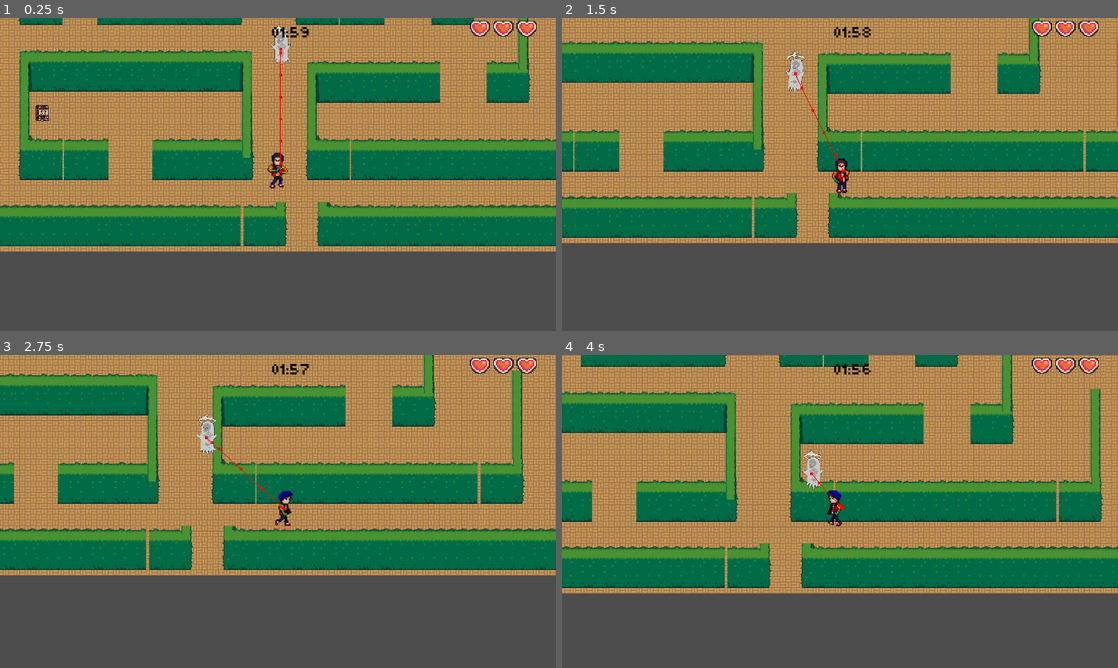
Above: before the commit, frames 1-4 (two rows, left to right).
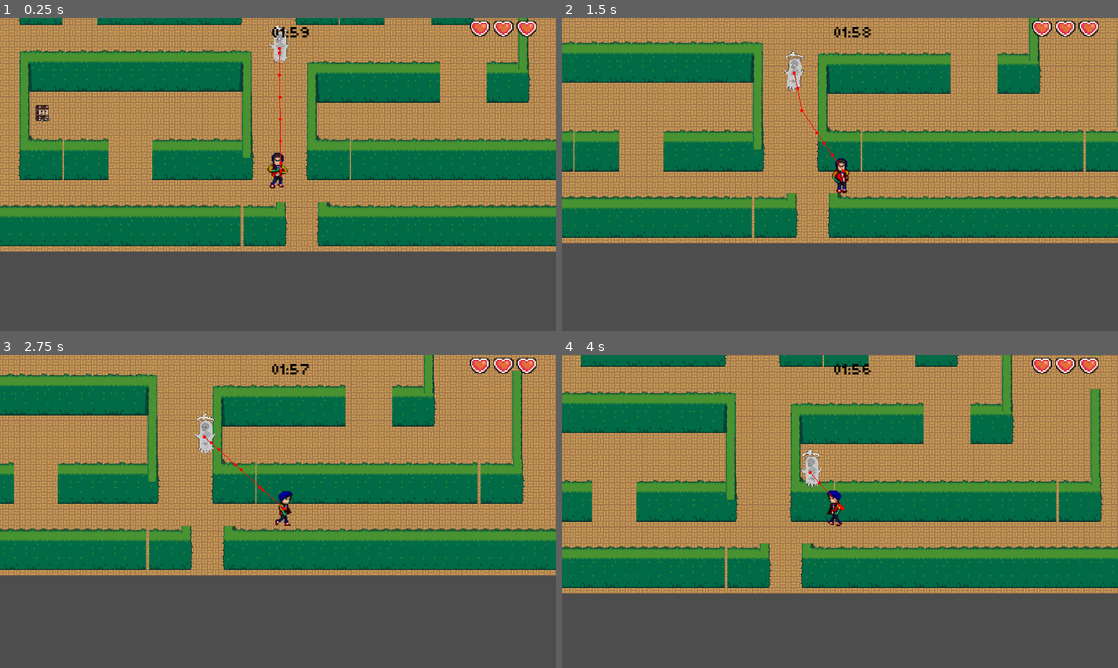
Above: after the commit, the same moments.

Repository: BurneoDanny/MysteryMathGame
Game: Godot game, scene res://scenes/inside_library.tscn
Two runs of this game, one before a commit and one after it. Both use one fixed random seed, a clock stepped at 60 frames per second and the inputs below. This scene is started directly instead of the project's main scene.
Inputs (mouse positions are in pixels of both pictures, inside the frame that each line leads up to):
- Up to frame 1 (0.25 s): no input
- Up to frame 2 (1.5 s): move the mouse to (962, 158) at 0.52 s; press the mouse at (962, 158) at 0.53 s; hold Right (ui_right) 0.53-1.28 s; move the mouse to (728, 190) at 1.27 s; release the mouse at (728, 190) at 1.28 s; hold Down (ui_down) from 1.28 s (still down); click (728, 190) at 1.35 s
- Up to frame 3 (2.75 s): move the mouse to (333, 442) at 2.02 s; release Down (ui_down) at 2.03 s; press the mouse at (333, 442) at 2.03 s; hold Right (ui_right) from 2.03 s (still down)
- Up to frame 4 (4 s): move the mouse to (812, 574) at 2.77 s; release Right (ui_right) at 2.78 s; release the mouse at (812, 574) at 2.78 s; hold Up (ui_up) 2.78-3.53 s; click (812, 574) at 2.85 s; move the mouse to (1006, 558) at 3.52 s; press the mouse at (1006, 558) at 3.53 s; hold Left (ui_left) from 3.53 s (still down)

The runs differ from the first frame. In frame 1, 0.2% of the frame differs, in the area x 48-53%, y 1-40%; in frame 2, 0.3%, in the area x 40-51%, y 10-49%; in frame 3, 0.2%; in frame 4, 0.2%.

Commit message:
some things

Diff:
--- /dev/null
+++ b/scenes/container.gd
@@ -0,0 +1,13 @@
+extends SubViewportContainer
+
+# Called when the node enters the scene tree for the first time.
+func _ready():
+	pass # Replace with function body.
+
+# Called every frame. 'delta' is the elapsed time since the previous frame.
+func _process(delta):
+	var pos = get_tree().get_current_scene().get_global_mouse_position()
+	$SubViewport/Camera2D.global_position = pos
+	pos.x -= 50
+	pos.y -= 50
+	global_position = pos
--- /dev/null
+++ b/scenes/gameover.tscn
@@ -0,0 +1,45 @@
+[gd_scene load_steps=2 format=3 uid="uid://crxpln2fuu5vv"]
+
+[ext_resource type="Script" path="res://scripts/gameover.gd" id="1_a42ei"]
+
+[node name="gameover" type="CanvasLayer"]
+script = ExtResource("1_a42ei")
+
+[node name="Label" type="Label" parent="."]
+anchors_preset = 15
+anchor_right = 1.0
+anchor_bottom = 1.0
+offset_left = 909.0
+offset_top = 438.0
+offset_right = -924.0
+offset_bottom = -619.0
+grow_horizontal = 2
+grow_vertical = 2
+text = "Game Over"
+
+[node name="retry" type="Button" parent="."]
+anchors_preset = 15
+anchor_right = 1.0
+anchor_bottom = 1.0
+offset_left = 907.0
+offset_top = 491.0
+offset_right = -913.0
+offset_bottom = -558.0
+grow_horizontal = 2
+grow_vertical = 2
+text = "Reintentear
+"
+
+[node name="quit" type="Button" parent="."]
+anchors_preset = 15
+anchor_right = 1.0
+anchor_bottom = 1.0
+offset_left = 936.0
+offset_top = 550.0
+offset_right = -942.0
+offset_bottom = -499.0
+text = "Salir
+"
+
+[connection signal="pressed" from="retry" to="." method="_on_retry_pressed"]
+[connection signal="pressed" from="quit" to="." method="_on_quit_pressed"]
--- a/scenes/inside_library.tscn
+++ b/scenes/inside_library.tscn
@@ -126,7 +126,8 @@
 shape = SubResource("CapsuleShape2D_6mugv")
 
 [node name="Ghost" parent="." node_paths=PackedStringArray("player") instance=ExtResource("6_7lw2c")]
-position = Vector2(754, 595)
+light_mask = 9
+position = Vector2(752, 594)
 scale = Vector2(0.25, 0.25)
 player = NodePath("../player")
 
--- /dev/null
+++ b/scenes/minigame_3.tscn
@@ -0,0 +1,44 @@
+[gd_scene load_steps=6 format=3 uid="uid://brfx1o34p6v2a"]
+
+[ext_resource type="Texture2D" uid="uid://besjg8f6p2tdc" path="res://assets/art/minigame3/library.png" id="1_pu85d"]
+[ext_resource type="Texture2D" uid="uid://cdlkm7lytck5" path="res://assets/art/minigame3/libbooktag1.png" id="2_6vxd8"]
+[ext_resource type="Texture2D" uid="uid://kf6w4ldckqr1" path="res://assets/art/minigame3/libbook1.png" id="2_hbfqo"]
+[ext_resource type="Script" path="res://scenes/container.gd" id="4_jkpo0"]
+[ext_resource type="Script" path="res://scenes/viewport.gd" id="4_km24b"]
+
+[node name="Minigame3" type="Node2D"]
+
+[node name="Library" type="Sprite2D" parent="."]
+position = Vector2(958, 541)
+scale = Vector2(1.08008, 1.07227)
+texture = ExtResource("1_pu85d")
+
+[node name="Libbooktag1" type="Sprite2D" parent="."]
+position = Vector2(1068, 326)
+scale = Vector2(1.07143, 1.06444)
+texture = ExtResource("2_6vxd8")
+
+[node name="Libbook1" type="Sprite2D" parent="."]
+visibility_layer = 4
+position = Vector2(1066, 326)
+scale = Vector2(1.03683, 1.04639)
+texture = ExtResource("2_hbfqo")
+
+[node name="Container" type="SubViewportContainer" parent="."]
+visibility_layer = 2
+offset_left = 503.0
+offset_top = 135.0
+offset_right = 747.0
+offset_bottom = 367.0
+stretch = true
+script = ExtResource("4_jkpo0")
+
+[node name="SubViewport" type="SubViewport" parent="Container"]
+handle_input_locally = false
+canvas_cull_mask = 4294967289
+size = Vector2i(244, 232)
+render_target_update_mode = 4
+script = ExtResource("4_km24b")
+
+[node name="Camera2D" type="Camera2D" parent="Container/SubViewport"]
+zoom = Vector2(2, 2)
--- /dev/null
+++ b/scenes/viewport.gd
@@ -0,0 +1,9 @@
+extends SubViewport
+
+# Called when the node enters the scene tree for the first time.
+func _ready():
+	world_2d = get_tree().root.get_viewport().world_2d
+
+# Called every frame. 'delta' is the elapsed time since the previous frame.
+func _process(delta):
+	pass
--- /dev/null
+++ b/scripts/gameover.gd
@@ -0,0 +1,19 @@
+extends CanvasLayer
+
+
+# Called when the node enters the scene tree for the first time.
+func _ready() -> void:
+	pass # Replace with function body.
+
+
+# Called every frame. 'delta' is the elapsed time since the previous frame.
+func _process(delta: float) -> void:
+	pass
+
+
+func _on_retry_pressed() -> void:
+	get_tree().change_scene_to_file("res://scenes/inside_library.tscn")
+
+
+func _on_quit_pressed() -> void:
+	get_tree().quit()
--- a/scripts/player.gd
+++ b/scripts/player.gd
@@ -32,8 +32,9 @@
 
 func hurtByEnemy(area):
 	currentHealth -= 1
-	if currentHealth < 0:
+	if currentHealth == 0:
 		currentHealth = maxHealth
+		_on_health_equal_zero()
 	healthChanged.emit(currentHealth)
 	isHurt = true
 	knockback(area.get_parent().velocity)
@@ -118,3 +119,8 @@
 	move_and_slide()
 	print_debug(position)
 	print_debug(" ")
+	print_debug("current HEALTH = ",currentHealth)
+
+
+func _on_health_equal_zero():
+		get_tree().change_scene_to_file("res://scenes/gameover.tscn")
Binary file added: assets/art/book2.png
Not shown, added: assets/art/book2.png.import
Binary file added: assets/art/book3.png
Not shown, added: assets/art/book3.png.import
Binary file added: assets/art/book4.png
Not shown, added: assets/art/book4.png.import
Binary file added: assets/art/book5.png
Not shown, added: assets/art/book5.png.import
Binary file added: assets/art/book6.png
Not shown, added: assets/art/book6.png.import
Binary file added: assets/art/minigame3/libbook1.png
Not shown, added: assets/art/minigame3/libbook1.png.import
(and 10 more such lines)
